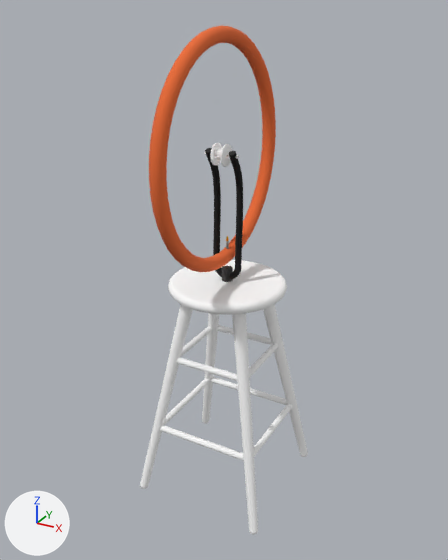
The glTF model stool.gltf: old version first, new version second.
Camera for both pictures: a 50 mm lens placed at (4.02, -7.42, 7.25), pointed at (0.01, -0.12, 3.61). Lighting does not change. The marker at lower left points along +X, +Y and +Z. Where no turn or scale is listed for an object, it has been applied to the vertices.

Names of what the first picture shows: 'bottomStrut1', 'bottomStrut2', 'bottomStrut3', 'bottomStrut4', 'forkTube1', 'forkTube2', 'hubBody', 'hubFlange1', 'hubFlange2', 'leg1', 'leg2', 'leg3', 'leg4', 'steerTube', 'stoolTop', 'stoolTopEdge', 'tire', 'topStrut1', 'topStrut2', 'topStrut3', 'topStrut4'.
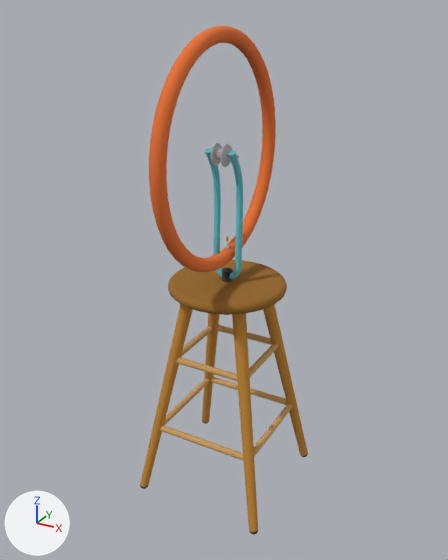
Diff of the bpy script that builds the scene:
```diff
--- a/stool.gltf.py
+++ b/stool.gltf.py
@@ mat_material_0 @@
 mat_material_0 = principled_material('Material_0')
-mat_material_0.base_color = (1.0, 1.0, 1.0)  # white #ffffff
+mat_material_0.base_color = (0.309, 0.138, 0.0194)  # brown #976826
 mat_material_0.roughness = 1.0
@@ mat_material_1 @@
 mat_material_1 = principled_material('Material_1')
-mat_material_1.base_color = (1.0, 1.0, 1.0)  # white #ffffff
+mat_material_1.base_color = (0.309, 0.138, 0.0194)  # brown #976826
 mat_material_1.roughness = 1.0
@@ mat_material_2 @@
 mat_material_2 = principled_material('Material_2')
-mat_material_2.base_color = (1.0, 1.0, 1.0)  # white #ffffff
+mat_material_2.base_color = (0.558, 0.25, 0.0343)  # orange #c58934
 mat_material_2.roughness = 1.0
@@ mat_material_3 @@
 mat_material_3 = principled_material('Material_3')
-mat_material_3.base_color = (1.0, 1.0, 1.0)  # white #ffffff
+mat_material_3.base_color = (0.604, 0.347, 0.12)  # orange #cc9f61
 mat_material_3.roughness = 1.0
@@ mat_material_5 @@
 mat_material_5 = principled_material('Material_5')
-mat_material_5.base_color = (0.0545, 0.0545, 0.0545)  # black #424242
+mat_material_5.base_color = (0.287, 0.738, 0.791)  # cyan #92dfe6
 mat_material_5.metallic = 1.0
@@ mat_material_8 @@
 mat_material_8 = principled_material('Material_8')
-mat_material_8.base_color = (1.0, 1.0, 1.0)  # white #ffffff
+mat_material_8.base_color = (0.672, 0.672, 0.672)  # light grey #d6d6d6
 mat_material_8.metallic = 1.0
@@ ob_steertube @@
 ob_steertube = bpy.data.objects.new('steerTube', me_mesh_9)
-ob_steertube.location = (0.0, 0.0, 3.4)
+ob_steertube.location = (0.0, 0.0, 3.37)
```

What differs and where, as boxes (x1, y1, x2, y2) in the pictures (448 x 560 px):
'stoolTop', recoloured (white to brown): (173, 260, 281, 303) in both
'leg1', recoloured (white to brown): (232, 313, 258, 532) in both
'leg2', recoloured (white to brown): (140, 304, 193, 487) in both
'leg3', recoloured (grey to brown): (263, 304, 308, 456) in both
'stoolTopEdge', recoloured (white to brown): (168, 260, 287, 315) in both
'leg4', recoloured (grey to brown): (202, 313, 220, 423) in both
'forkTube2', recoloured (black to cyan): (229, 151, 243, 268) in both
'forkTube1', recoloured (black to cyan): (205, 152, 221, 255) in both
'bottomStrut3', recoloured (white to orange): (160, 425, 244, 461) in both
'topStrut3', recoloured (white to orange): (176, 357, 237, 381) in both
'bottomStrut2', recoloured (white to brown): (254, 403, 293, 457) in both
'bottomStrut4', recoloured (white to brown): (210, 377, 287, 405) in both
'bottomStrut1', recoloured (white to brown): (164, 378, 210, 425) in both
'topStrut2', recoloured (grey to brown): (249, 343, 278, 377) in both
'topStrut4', recoloured (grey to brown): (216, 325, 272, 345) in both
'topStrut1', recoloured (white to brown): (181, 326, 213, 356) in both
'hubFlange1', recoloured: (220, 144, 232, 167) in both
'steerTube', moved: before (222, 266, 233, 282); after (222, 268, 233, 315)
'hubFlange2', recoloured: (210, 143, 222, 165) in both
'hubBody', recoloured: (215, 149, 222, 160) in both
'hubAxle', recoloured: (205, 153, 239, 158) in both
